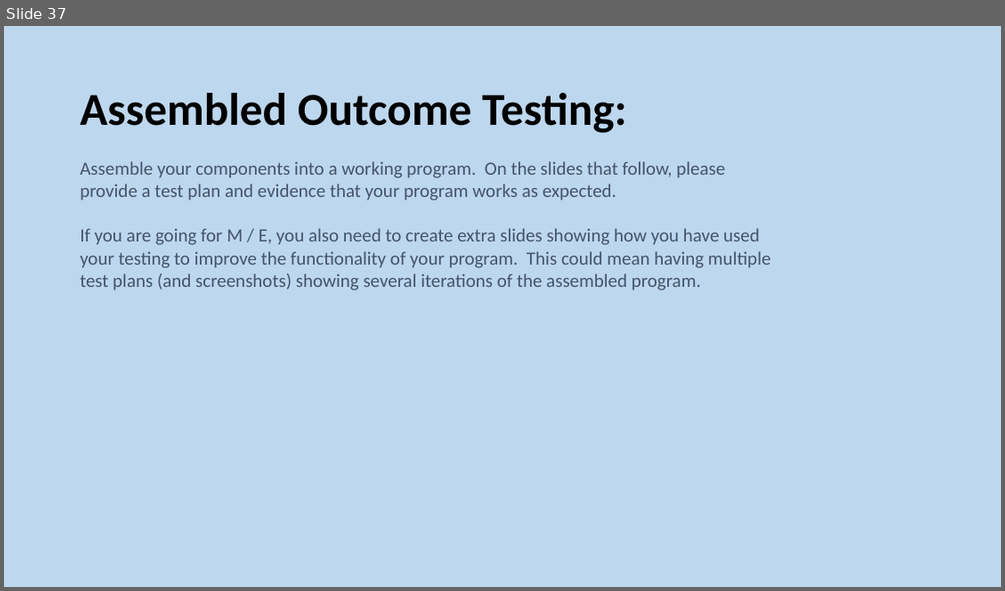
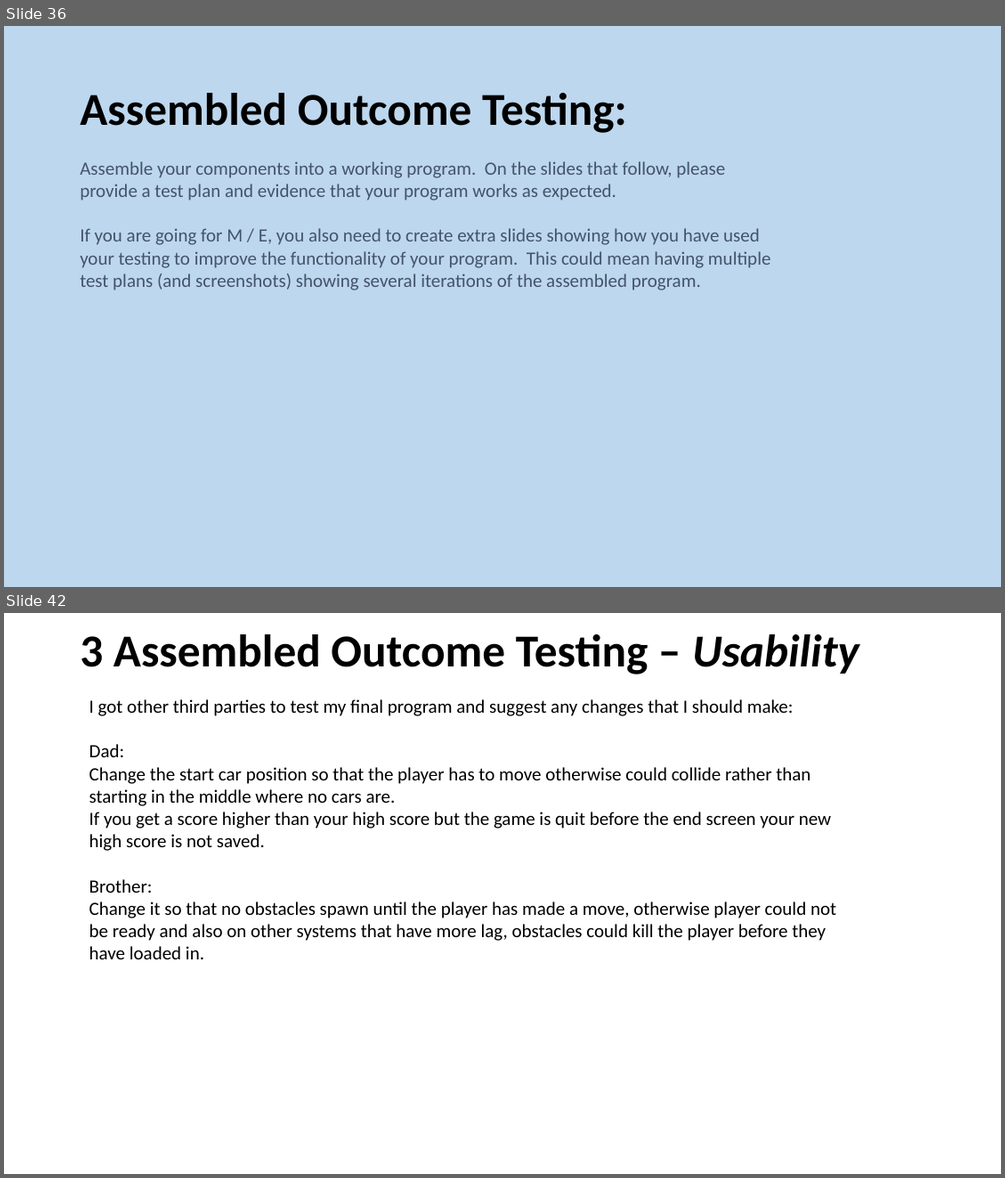
Before and after one commit to SmitieC/Assessment, a slide deck: 3.7 and 3.8 Documentation Template (1).pptx. Shown one above the other, each under a label of ours: slide 37 before the commit, slides 36 and 42 after it; the slides between them are not shown. The pictures are 1005x591 and 1005x1178 pixels, drawn with LibreOffice and Linux fonts; fonts in the diff are those of the drawing. Boxes give left, top, right and bottom in pixels: in the first picture for what was removed or moved away, otherwise in the second. Text is boxed around its words. In the diff, an @@ line names an element or a change of style, - is before the commit and + after.

```diff
--- a/3.7 and 3.8 Documentation Template (1).pptx
+++ b/3.7 and 3.8 Documentation Template (1).pptx
@@ slide 42 added at (x1=4, y1=613, x2=1001, y2=1174), background #FFFFFF @@
@@ title added at (x1=80, y1=634, x2=858, y2=674), 44 pt, text #000000, bold @@
+3 Assembled Outcome Testing – Usability
@@ text added at (x1=89, y1=699, x2=836, y2=959), 18 pt, text #000000 @@
+I got other third parties to test my final program and suggest any changes that I should make:
+Dad:
+Change the start car position so that the player has to move otherwise could collide rather than starting in the middle where no cars are.
+If you get a score higher than your high score but the game is quit before the end screen your new high score is not saved.
+Brother:
+Change it so that no obstacles spawn until the player has made a move, otherwise player could not be ready and also on other systems that have more lag, obstacles could kill the player before they have loaded in.
@@ what was slide 37 is now slide 36 @@
```
Also in this commit, not shown: 5 slides changed, 8 other slides added, 2 slides removed, 2 other files.
